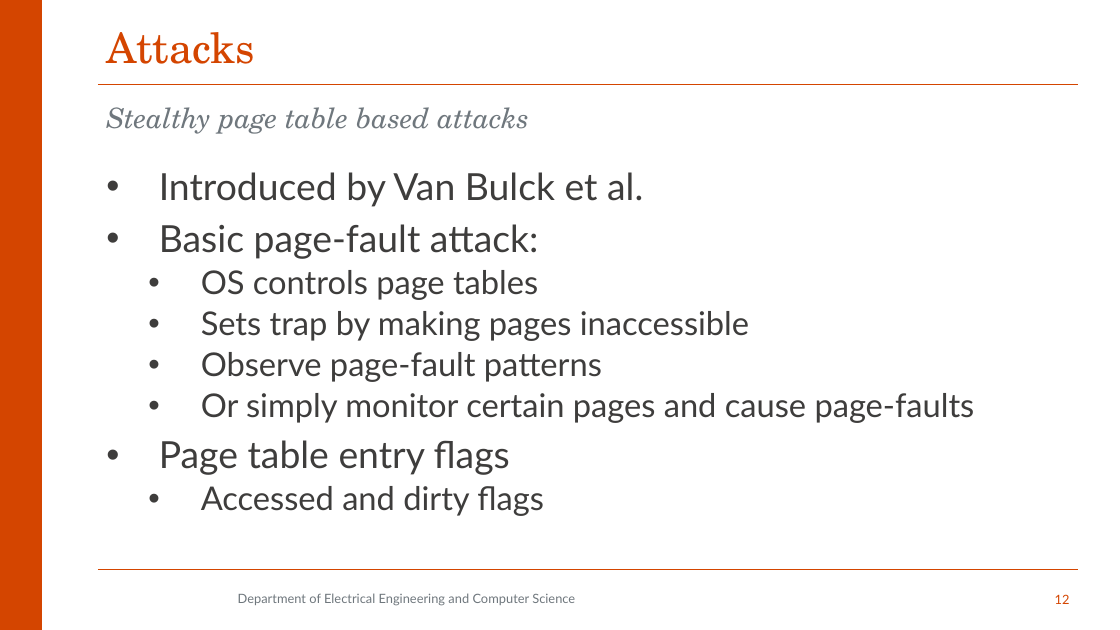
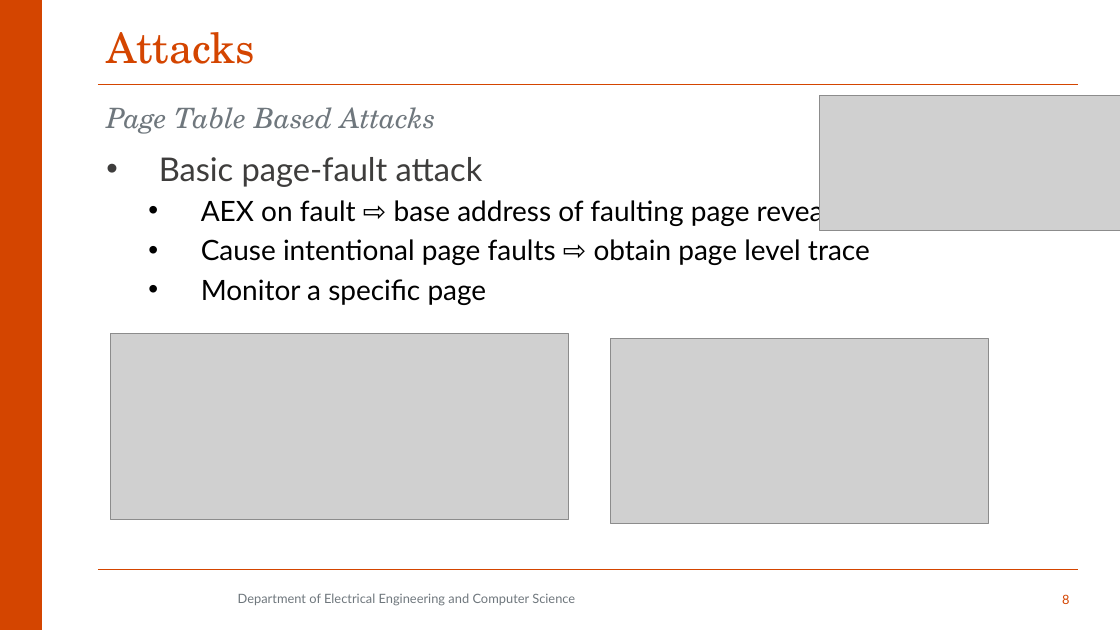
Before and after one commit to aminfallahi/A-Survey-on-SGX-Enclave-Privileged-Side-Channel-Attacks, a slide deck: slide 8 of Presentation/qe2.pptx (slide 12 before the commit). Drawn at 1120x630 pixels with LibreOffice and Linux fonts; fonts in the diff are those of the drawing; grey boxes stand for pictures; background and template pictures are left out. Boxes give left, top, right and bottom in pixels: in the first picture for what was removed or moved away, otherwise in the second. Text is boxed around its words. In the diff, an @@ line names an element or a change of style, - is before the commit and + after.

```diff
--- a/Presentation/qe2.pptx
+++ b/Presentation/qe2.pptx
@@ text at [106, 107, 435, 134]: text changed @@
-Stealthy page table based attacks
+Page Table Based Attacks
@@ picture added at [820, 96, 1120, 231] @@
@@ text at [159, 157, 870, 305]: text changed; size 28 to 24 pt; text colour #3E3D3C to #000000 @@
-• Introduced by Van Bulck et al.
-• Basic page-fault attack:
-  • OS controls page tables
-  • Sets trap by making pages inaccessible
-  • Observe page-fault patterns
-  • Or simply monitor certain pages and cause page-faults
-• Page table entry flags
-  • Accessed and dirty flags
+• Basic page-fault attack
+  • AEX on fault ⇨ base address of faulting page revealed
+  • Cause intentional page faults ⇨ obtain page level trace
+  • Monitor a specific page
@@ picture added at [111, 334, 569, 519] @@
@@ picture added at [611, 339, 989, 523] @@
@@ page number at [1062, 594, 1069, 604]: text changed @@
-12
+8
```
Also in this commit, not shown: 8 other slides changed, 4 slides added, 7 slides removed, 1 other file.
